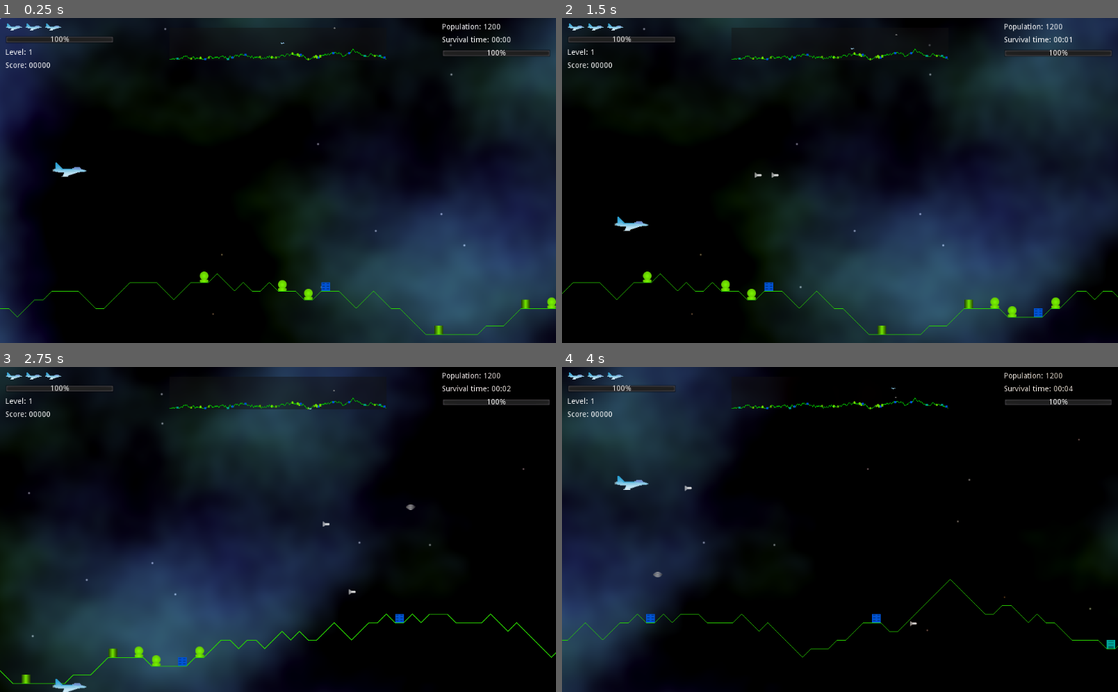
Above: before the commit, frames 1-4 (two rows, left to right).
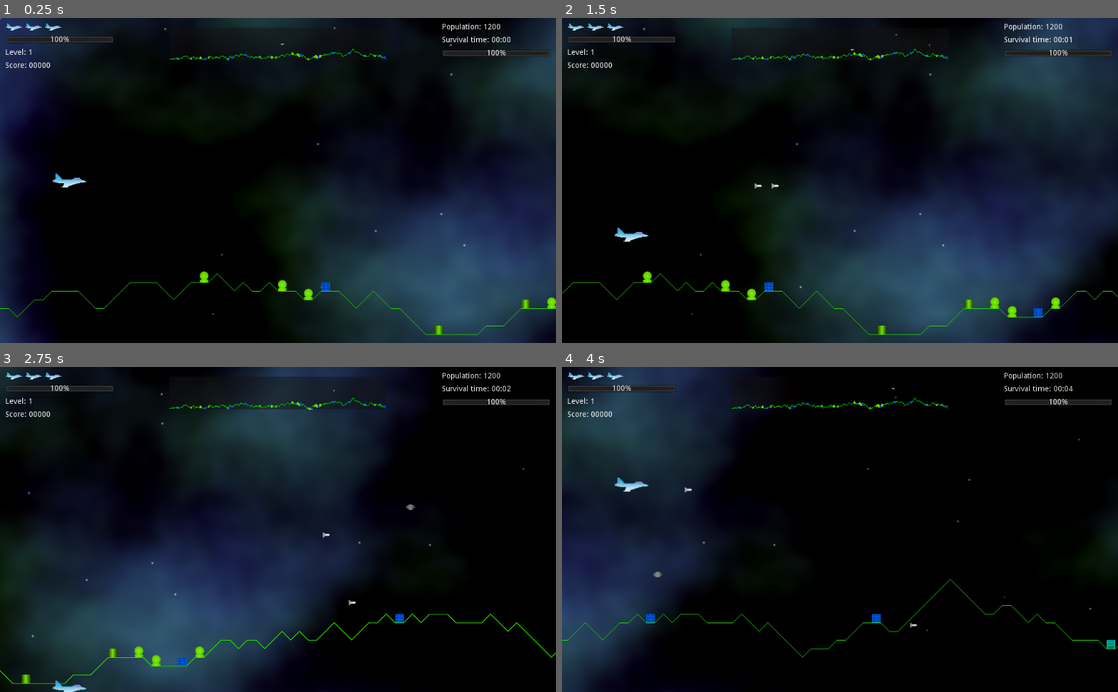
Above: after the commit, the same moments.

Repository: andrew-wilkes/godotia
Game: Godot game, scene res://scenes/Main.tscn
Two runs of this game, one before a commit and one after it. Both use one fixed random seed, a clock stepped at 60 frames per second and the inputs below.
Inputs:
- Up to frame 1 (0.25 s): no input
- Up to frame 2 (1.5 s): tap Enter (ui_accept) at 0.5, 0.77 s; hold Right (ui_right) 0.53-1.28 s; hold Down (ui_down) from 1.28 s (still down)
- Up to frame 3 (2.75 s): tap Enter (ui_accept) at 1.52 s; release Down (ui_down) at 2.03 s; hold Right (ui_right) from 2.03 s (still down)
- Up to frame 4 (4 s): release Right (ui_right) at 2.78 s; hold Up (ui_up) 2.78-3.53 s; tap Enter (ui_accept) at 3.02, 3.77 s; hold Left (ui_left) from 3.53 s (still down)

The runs differ from the first frame. In frame 1, 0.2% of the frame differs, in the area x 9-52%, y 7-53%; in frame 2, 0.3%, in the area x 9-53%, y 9-69%; in frame 3, 0.2%; in frame 4, 0.2%.

Commit message:
Add start_game state

Diff:
--- a/autoload/globals.gd
+++ b/autoload/globals.gd
@@ -2,6 +2,7 @@
 
 const OUTPUT = true
 
+var game
 var player
 var structures = {}
 var enemies = {}
--- a/scenes/Main.gd
+++ b/scenes/Main.gd
@@ -19,17 +19,16 @@
 var speed = 0
 var enemy_scene = preload("res://scenes/Enemy.tscn")
 var missile_scene = preload("res://scenes/Missile.tscn")
+var player_scene = preload("res://scenes/Player.tscn")
 var sky_pos = 0
 var enemies_to_spawn = 0
 var size
 var stats : Statistics
 
 func _ready():
+	globals.game = self
 	background = $ParallaxBackground
 	sky = find_node("Sky")
-	player = $Player
-	globals.player = player
-	player.direction = RIGHT
 	anim = $AnimationPlayer
 	map = $Map
 	stats = $Statistics
@@ -42,7 +41,9 @@
 	get_tree().get_root().connect("size_changed", self, "resize")
 	resize()
 	map.set_points(terrain)
-	start_game()
+	ig(stats.connect("game_over", self, "game_over"))
+	ig(map.connect("end_of_level", self, "increase_level"))
+	print("Ready")
 
 
 func resize():
@@ -54,23 +55,25 @@
 	stats.rect_size.x = size.x
 
 
-func start_game():
+func add_player():
+	player = player_scene.instance()
+	add_child(player)
+	globals.player = player
+	player.direction = RIGHT
+	player.position = Vector2(player.MARGIN, size.y / 2)
 	ig(player.connect("got_hit", stats, "reduce_health"))
 	ig(player.connect("crashed", stats, "lose_life"))
-	player.position.x = player.MARGIN
-	ig(stats.connect("game_over", self, "game_over"))
-	ig(map.connect("end_of_level", self, "increase_level"))
-	# Add structures to terrain flats
+	map.add_player(player, scroll_position, terrain)
+
+
+func add_structures():
+	# Add to terrain flats
 	var nodes = terrain.get_nodes_for_structures(Structures.DENSITY)
 	for node in nodes:
 		var structure = Structures.generate()
 		globals.add_entity(structure, "structures")
 		node.add_child(structure)
 	map.add_structures()
-	map.add_player(player, scroll_position, terrain)
-	enemies_to_spawn = 10
-	spawn_enemy()
-	stats.reset()
 	if TEST_STRUCT:
 		add_test_structure()
 
--- a/scenes/Main.tscn
+++ b/scenes/Main.tscn
@@ -1,14 +1,13 @@
-[gd_scene load_steps=12 format=2]
+[gd_scene load_steps=11 format=2]
 
 [ext_resource path="res://scenes/Main.gd" type="Script" id=1]
 [ext_resource path="res://scenes/Terrain.tscn" type="PackedScene" id=2]
-[ext_resource path="res://scenes/Player.tscn" type="PackedScene" id=3]
 [ext_resource path="res://scenes/Statistics.tscn" type="PackedScene" id=4]
 [ext_resource path="res://scenes/StateMachine.tscn" type="PackedScene" id=5]
 [ext_resource path="res://textures/shaders/star-sky.shader" type="Shader" id=6]
 [ext_resource path="res://scenes/Map.tscn" type="PackedScene" id=7]
 [ext_resource path="res://scenes/Sky.gd" type="Script" id=8]
-[ext_resource path="res://states/game/gs1.gd" type="Script" id=9]
+[ext_resource path="res://states/game/start_game.gd" type="Script" id=9]
 
 [sub_resource type="ShaderMaterial" id=1]
 shader = ExtResource( 6 )
@@ -18,18 +17,6 @@
 
 [sub_resource type="Animation" id=2]
 length = 0.2
-tracks/0/type = "value"
-tracks/0/path = NodePath("Player:scale")
-tracks/0/interp = 1
-tracks/0/loop_wrap = true
-tracks/0/imported = false
-tracks/0/enabled = true
-tracks/0/keys = {
-"times": PoolRealArray( 0, 0.2 ),
-"transitions": PoolRealArray( 1, 1 ),
-"update": 0,
-"values": [ Vector2( 1, 1 ), Vector2( -1, 1 ) ]
-}
 
 [node name="Main" type="Node2D"]
 script = ExtResource( 1 )
@@ -48,9 +35,6 @@
 [node name="ParallaxLayer" type="ParallaxLayer" parent="ParallaxBackground"]
 
 [node name="Terrain" parent="ParallaxBackground/ParallaxLayer" instance=ExtResource( 2 )]
-
-[node name="Player" parent="." instance=ExtResource( 3 )]
-position = Vector2( 213.75, 280.25 )
 
 [node name="AnimationPlayer" type="AnimationPlayer" parent="."]
 anims/PlayerTurn = SubResource( 2 )
@@ -71,6 +55,6 @@
 
 [node name="States" parent="." instance=ExtResource( 5 )]
 
-[node name="gs1" type="Node" parent="States"]
+[node name="start_game" type="Node" parent="States"]
 script = ExtResource( 9 )
 [connection signal="timeout" from="Spawner" to="." method="_on_Spawner_timeout"]
--- a/scenes/StateMachine.gd
+++ b/scenes/StateMachine.gd
@@ -11,7 +11,7 @@
 func _ready():
 	# Set the initial state to the first child node
 	state = get_child(0)
-	_enter_state()
+	call_deferred("_enter_state")
 
 func change_to(new_state):
 	history.append(state.name)
--- a/states/game/gs1.gd
+++ /dev/null
@@ -1,6 +0,0 @@
-extends Node
-
-var fsm: StateMachine
-
-func enter():
-	print("Start game state")
--- /dev/null
+++ b/states/game/start_game.gd
@@ -0,0 +1,11 @@
+extends Node
+
+var fsm: StateMachine
+
+func enter():
+	print("Game started")
+	globals.game.add_player()
+	globals.game.add_structures()
+	globals.game.enemies_to_spawn = 10
+	globals.game.spawn_enemy()
+	globals.game.stats.reset()
